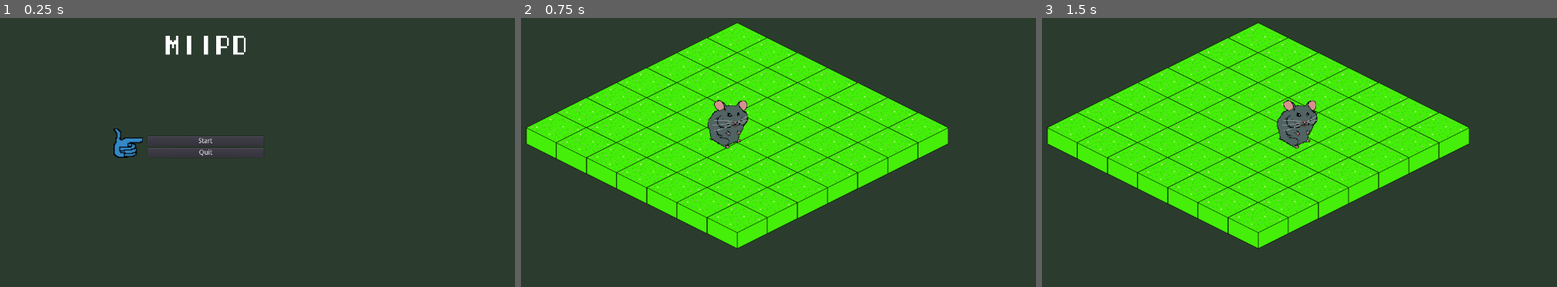
Above: before the commit, frames 1-3 (left to right).
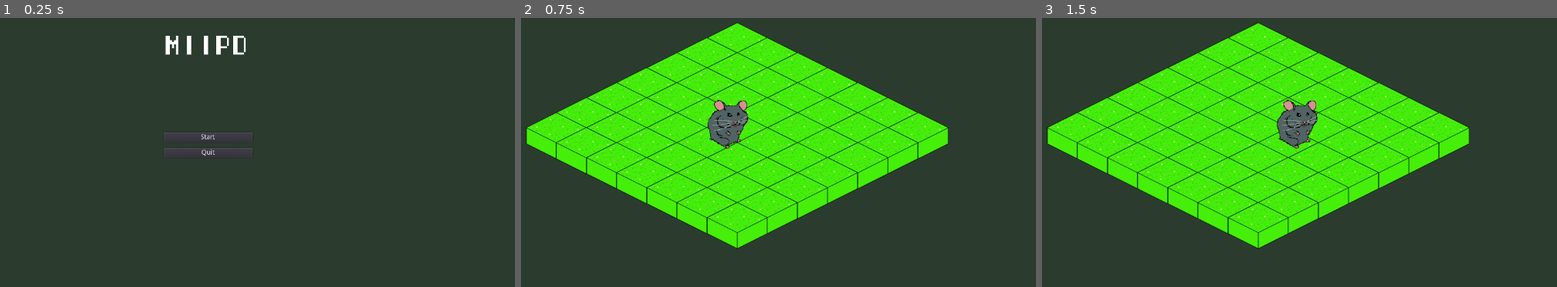
Above: after the commit, the same moments.

Repository: miishin/miipd
Game: Godot game, scene res://assets/scenes/main_menu.tscn
Same seed, same stepped clock (60 frames per second), same inputs: the game is played once before the commit and once after it.
Inputs:
- Up to frame 1 (0.25 s): no input
- Up to frame 2 (0.75 s): click "Start" at 0.5 s
- Up to frame 3 (1.5 s): tap Enter at 1.25 s; hold Right (ui_right) from 1.28 s (still down); hold Keypad Enter (ui_accept) from 1.28 s (still down)

The runs differ from the first frame. In frame 1, 0.7% of the frame differs, in the area x 22-52%, y 41-53%; in frame 2, nothing differs; in frame 3, nothing differs.

Commit message:
working on pathfinding. (#7)
Changed all (x, y) arguments to Vector2(x, y) arguments.

Functions take in pos instead of two arguments x/y.

Pathfinding returns the positions within a given distance

Co-authored-by: miishin <miishing@gmail.com>

Diff:
--- a/assets/scenes/main_menu.tscn
+++ b/assets/scenes/main_menu.tscn
@@ -1,9 +1,8 @@
-[gd_scene load_steps=6 format=2]
+[gd_scene load_steps=5 format=2]
 
 [ext_resource path="res://assets/themes/menu.theme" type="Theme" id=1]
 [ext_resource path="res://assets/themes/fonts/title_font.tres" type="DynamicFont" id=2]
 [ext_resource path="res://assets/scripts/main_menu.gd" type="Script" id=3]
-[ext_resource path="res://assets/scenes/cursor_menu.tscn" type="PackedScene" id=4]
 
 [sub_resource type="GDScript" id=1]
 script/source = "extends Button
@@ -24,32 +23,6 @@
 margin_bottom = 720.0
 theme = ExtResource( 1 )
 
-[node name="Menu" parent="Panel" instance=ExtResource( 4 )]
-margin_left = 446.874
-margin_top = 397.5
-margin_right = -521.126
-margin_bottom = -266.5
-
-[node name="Start" type="Button" parent="Panel/Menu"]
-margin_left = 88.8819
-margin_right = 272.882
-margin_bottom = 20.0
-text = "Start"
-__meta__ = {
-"_edit_use_anchors_": false
-}
-
-[node name="Quit" type="Button" parent="Panel/Menu"]
-margin_left = 88.8818
-margin_top = 28.0
-margin_right = 272.882
-margin_bottom = 48.0
-text = "Quit"
-script = SubResource( 1 )
-__meta__ = {
-"_edit_use_anchors_": false
-}
-
 [node name="Title" type="Label" parent="Panel"]
 margin_left = 552.0
 margin_top = 200.0
@@ -62,5 +35,26 @@
 __meta__ = {
 "_edit_use_anchors_": false
 }
-[connection signal="pressed" from="Panel/Menu/Start" to="." method="_on_start_pressed"]
-[connection signal="pressed" from="Panel/Menu/Quit" to="." method="_on_quit_pressed"]
+
+[node name="Start" type="Button" parent="Panel"]
+margin_left = 552.0
+margin_top = 400.0
+margin_right = 736.0
+margin_bottom = 420.0
+text = "Start"
+__meta__ = {
+"_edit_use_anchors_": false
+}
+
+[node name="Quit" type="Button" parent="Panel"]
+margin_left = 552.0
+margin_top = 432.0
+margin_right = 736.0
+margin_bottom = 452.0
+text = "Quit"
+script = SubResource( 1 )
+__meta__ = {
+"_edit_use_anchors_": false
+}
+[connection signal="pressed" from="Panel/Start" to="." method="_on_start_pressed"]
+[connection signal="pressed" from="Panel/Quit" to="." method="_on_quit_pressed"]
--- a/assets/scripts/7x7_board.gd
+++ b/assets/scripts/7x7_board.gd
@@ -13,18 +13,51 @@
 	var tile
 	var tile_position
 	for row in range(7):
+		var row_tiles = []
 		for col in range(7):
 			tile = tile_file.instance()
+			tile.place(row, col)
 			tile_position = convert_coordinate(row, col)
 			tile.position = Vector2(tile_position[0], tile_position[1])
-			tiles.append(tile)
+			row_tiles.append(tile)
 			add_child(tile)
+		tiles.append(row_tiles)
 	tile_position = convert_coordinate(0, 0)
 	$Hamster.position = Vector2(tile_position[0], tile_position[1])
 
-# Called every frame. 'delta' is the elapsed time since the previous frame.
-#func _process(delta):
-#	pass
+# Returns all the positions that are a given distance from a given (x, y) on the Board
+func pathfind(pos, distance):
+	return _pathfind_helper(pos, distance, [])
+
+func _pathfind_helper(pos, distance, reachable_so_far):
+	if distance == 0:
+		return [pos]
+	var neighbors = _get_neighbors(pos)
+	for tile in neighbors:
+		if not tile in reachable_so_far:
+			reachable_so_far += _pathfind_helper(tile.pos, distance - 1, reachable_so_far)
+	return reachable_so_far
+
+# Returns the 4 neighbors (or less if edge tile) of the given (x, y)
+func _get_neighbors(pos):
+	var neighbors = []
+	var x = pos.x
+	var y = pos.y
+	if x == 0:
+		neighbors.append(Vector2(x + 1, y))
+	elif x == len(tiles) - 1:
+		neighbors.append(Vector2(x - 1, y))
+	else:
+		neighbors.append(Vector2(x + 1, y))
+		neighbors.append(Vector2(x - 1, y))
+	if y == 0:
+		neighbors.append(Vector2(x, y + 1))
+	elif y == len(tiles[0]) - 1:
+		neighbors.append(Vector2(x, y - 1))
+	else:
+		neighbors.append(Vector2(x, y + 1))
+		neighbors.append(Vector2(x, y - 1))
+	return neighbors
 
 func _input(event):
 	if $Menu.is_visible():
--- a/assets/scripts/tile.gd
+++ b/assets/scripts/tile.gd
@@ -1,9 +1,11 @@
 extends Node2D
 
+# Position of Tile (on Board)
+var pos
 
-var x
-var y
-
+# Whether units can pass through this tile (impassable tiles will
+# have some barrier unit placed on it).
+var passable
 
 # Called when the node enters the scene tree for the first time.
 func _ready():
@@ -11,5 +13,4 @@
 
 # Place tile at a
 func place(pos_x, pos_y):
-	x = pos_x
-	y = pos_y
+	pos = Vector2(pos_x, pos_y)
--- a/project.godot
+++ b/project.godot
@@ -40,16 +40,6 @@
 
 script_templates_search_path="res://assets/scripts"
 
-[input]
-
-ui_accept={
-"deadzone": 0.5,
-"events": [ Object(InputEventKey,"resource_local_to_scene":false,"resource_name":"","device":0,"alt":false,"shift":false,"control":false,"meta":false,"command":false,"pressed":false,"scancode":90,"unicode":0,"echo":false,"script":null)
-, Object(InputEventKey,"resource_local_to_scene":false,"resource_name":"","device":0,"alt":false,"shift":false,"control":false,"meta":false,"command":false,"pressed":false,"scancode":16777222,"unicode":0,"echo":false,"script":null)
-, Object(InputEventJoypadButton,"resource_local_to_scene":false,"resource_name":"","device":0,"button_index":0,"pressure":0.0,"pressed":false,"script":null)
- ]
-}
-
 [rendering]
 
 environment/default_environment="res://default_env.tres"
